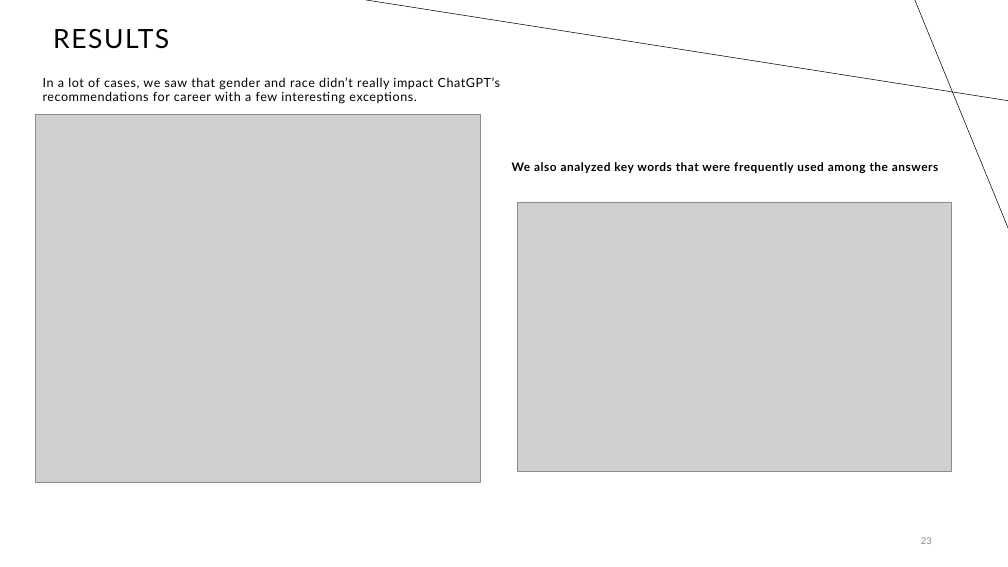
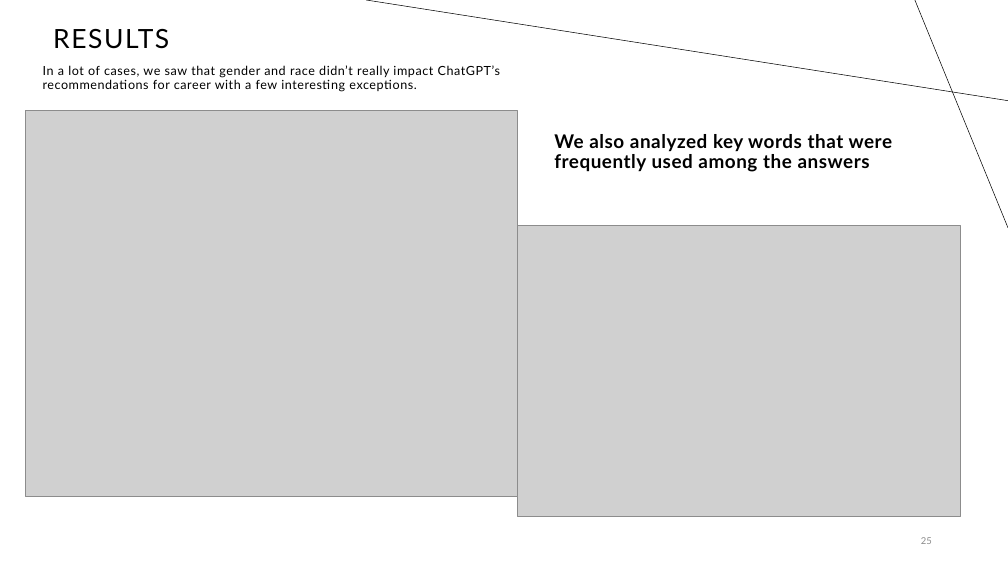
Before and after one commit to mayanaor1/Final-Project, a slide deck: slide 25 of Final project (1).pptx (slide 23 before the commit). Drawn at 1008x567 pixels with LibreOffice and Linux fonts; fonts in the diff are those of the drawing; grey boxes stand for pictures. Boxes give left, top, right and bottom in pixels: in the first picture for what was removed or moved away, otherwise in the second. Text is boxed around its words. In the diff, an @@ line names an element or a change of style, - is before the commit and + after.

```diff
--- a/Final project (1).pptx
+++ b/Final project (1).pptx
@@ text "In a lot of cases, ...": place and size @@
-text "In a lot of cases, ..." at (43, 77, 500, 104)
+text "In a lot of cases, ..." at (43, 65, 500, 92)
@@ picture: place and size @@
-picture at (35, 115, 480, 482)
+picture at (25, 111, 518, 497)
@@ text "We also analyzed key words ...": place and size @@
-text "We also analyzed key words ..." at (512, 162, 938, 173)
+text "We also analyzed key words ..." at (554, 134, 893, 172)
@@ text "We also analyzed key words ..." at (554, 134, 893, 172): size 11.2 to 18 pt; line spacing 0.7 to 0.9 @@
@@ picture: place and size @@
-picture at (518, 202, 951, 471)
+picture at (518, 225, 960, 516)
```
Also in this commit, not shown: 6 other slides changed, 4 slides added, 1 slide removed.
